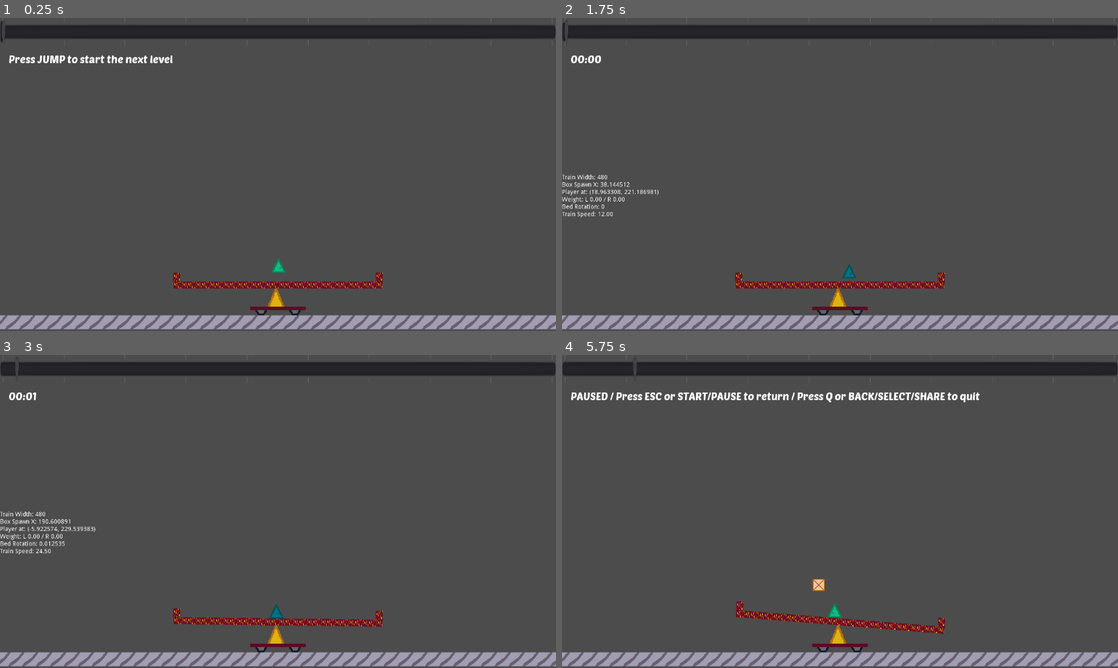
Above: before the commit, frames 1-4 (two rows, left to right).
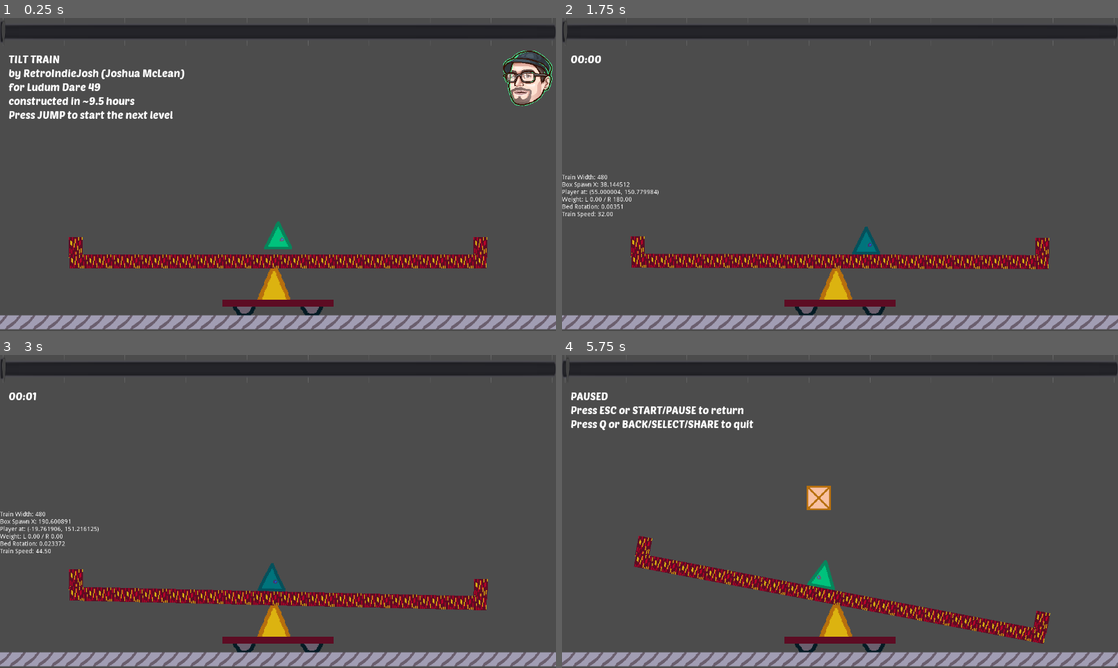
Above: after the commit, the same moments.

Repository: RetroIndieJosh/train-tilt
Game: Godot game, scene res://scenes/Game.tscn
The game is run twice, just before and just after one commit, with the same random seed, the same clock (stepped at 60 frames per second) and the same inputs.
Inputs (mouse positions are in pixels of both pictures, inside the frame that each line leads up to):
- Up to frame 1 (0.25 s): no input
- Up to frame 2 (1.75 s): click (1090, 77) at 0.52 s; tap Enter at 1.25 s; hold D (right) from 1.28 s (still down); hold Alt (grab) from 1.28 s (still down); tap Space (jump) at 1.52, 1.55 s
- Up to frame 3 (3 s): tap Space (jump) at 1.82, 2.1, 2.27, 2.57 s; release D (right) at 2.03 s; release Alt (grab) at 2.03 s; hold Left (left) 2.03-2.78 s; tap Alt (grab) at 2.3 s; hold D (right) from 2.78 s (still down); hold Alt (grab) from 2.78 s (still down)
- Up to frame 4 (5.75 s): tap Space (jump) at 3.05, 3.77, 4.07, 4.35, 4.52, 4.82, 5.27, 5.57 s; release Alt (grab) at 3.53 s; tap Alt (grab) at 3.6, 5.1 s; release D (right) at 4.28 s; hold Left (left) from 4.28 s (still down); tap F2 (box) at 4.9 s; tap Escape (pause) at 5.65 s

The runs differ from the first frame. In frame 1, 8.9% of the frame differs, in the area x 1-100%, y 10-96%; in frame 2, 7.2%; in frame 3, 7.0%; in frame 4, 11%, in the area x 0-100%, y 2-100%.

Commit message:
Title, wait for input to start, levels (no change), double scale, minor tweaks

Diff:
--- a/scenes/Box.tscn
+++ b/scenes/Box.tscn
@@ -3,11 +3,12 @@
 [ext_resource path="res://scripts/Entity.gd" type="Script" id=1]
 [ext_resource path="res://art/box.png" type="Texture" id=2]
 
-[sub_resource type="RectangleShape2D" id=4]
+[sub_resource type="RectangleShape2D" id=1]
 extents = Vector2( 13.7302, 13.9128 )
 
 [node name="Box" type="KinematicBody2D"]
 position = Vector2( -147.235, 65.4936 )
+scale = Vector2( 2, 2 )
 script = ExtResource( 1 )
 __meta__ = {
 "_edit_group_": true
--- a/scenes/Game.tscn
+++ b/scenes/Game.tscn
@@ -13,6 +13,7 @@
 [ext_resource path="res://scripts/Train.gd" type="Script" id=11]
 [ext_resource path="res://scripts/Info.gd" type="Script" id=12]
 [ext_resource path="res://fonts/DisplayFont.tres" type="DynamicFont" id=13]
+[ext_resource path="res://art/face-glow.png" type="Texture" id=14]
 
 [sub_resource type="RectangleShape2D" id=1]
 extents = Vector2( 16.1359, 15.8859 )
@@ -40,26 +41,24 @@
 [node name="Time" type="Label" parent="."]
 margin_left = -620.0
 margin_top = -280.0
-margin_right = -640.0
-margin_bottom = -266.0
+margin_right = 620.0
+margin_bottom = 120.0
 size_flags_horizontal = 3
 size_flags_vertical = 0
 custom_fonts/font = ExtResource( 13 )
-text = "time"
-__meta__ = {
-"_edit_use_anchors_": false
-}
 
 [node name="Line" type="Line2D" parent="."]
 width = 2.0
 
 [node name="Player" type="KinematicBody2D" parent="."]
-position = Vector2( 0.629974, 210.407 )
+position = Vector2( 0, 140 )
+scale = Vector2( 2, 2 )
 script = ExtResource( 9 )
 __meta__ = {
 "_edit_group_": true
 }
 weight = 4
+walk_speed = 300
 
 [node name="Forward Detector" type="RayCast2D" parent="Player"]
 enabled = true
@@ -80,7 +79,8 @@
 shape = SubResource( 1 )
 
 [node name="Train Bed" type="KinematicBody2D" parent="."]
-position = Vector2( 0, 254 )
+position = Vector2( 0, 200 )
+scale = Vector2( 2, 2 )
 z_index = 1
 script = ExtResource( 11 )
 __meta__ = {
@@ -154,7 +154,7 @@
 shape = SubResource( 2 )
 
 [node name="Train Support" type="Sprite" parent="."]
-position = Vector2( 0, 292 )
+position = Vector2( 0, 264 )
 scale = Vector2( 2, 2 )
 z_index = -1
 texture = ExtResource( 5 )
@@ -163,6 +163,7 @@
 current = true
 
 [node name="Box Generator" type="Position2D" parent="."]
+position = Vector2( 0, -200 )
 script = ExtResource( 6 )
 
 [node name="UI" type="Control" parent="."]
@@ -170,6 +171,18 @@
 margin_top = -360.0
 margin_right = 640.0
 margin_bottom = 360.0
+__meta__ = {
+"_edit_use_anchors_": false
+}
+
+[node name="RIJ" type="Button" parent="UI"]
+pause_mode = 2
+anchor_left = 0.9
+anchor_top = 0.1
+anchor_right = 1.0
+anchor_bottom = 0.2
+icon = ExtResource( 14 )
+flat = true
 __meta__ = {
 "_edit_use_anchors_": false
 }
@@ -188,3 +201,5 @@
 __meta__ = {
 "_edit_use_anchors_": false
 }
+
+[connection signal="pressed" from="UI/RIJ" to="Game Manager" method="_on_RIJ_pressed"]
--- a/scripts/Game.gd
+++ b/scripts/Game.gd
@@ -1,11 +1,19 @@
 extends Node
 
+onready var rij_button = $"../UI/RIJ"
 onready var time = $"../Time"
 
 var elapsed = 0
+var game_over = false
 var timer_running = false
 
 func _process(delta):
+        if game_over:
+                if Input.is_action_just_pressed("pause"):
+                        var _f = get_tree().reload_current_scene()
+                if Input.is_action_just_pressed("quit"):
+                        get_tree().quit()
+                return
         if not timer_running:
                 if Input.is_action_just_pressed("jump"):
                         start_level()
@@ -18,7 +26,9 @@
                 return
         elif Input.is_action_just_pressed("pause"):
                 get_tree().paused = true
-                time.text = "PAUSED / Press ESC or START/PAUSE to return / Press Q or BACK/SELECT/SHARE to quit"
+                time.text = "PAUSED\n"
+                time.text += "Press ESC or START/PAUSE to return\n"
+                time.text += "Press Q or BACK/SELECT/SHARE to quit"
                 return
         elapsed += delta
         var minutes = int(floor(elapsed / 60.0))
@@ -32,16 +42,28 @@
         timer_running = false
         get_tree().paused = true
         if first:
-                time.text = ""
+                time.text = "TILT TRAIN\n"
+                time.text += "by RetroIndieJosh (Joshua McLean)\n"
+                time.text += "for Ludum Dare 49\n"
+                time.text += "constructed in ~9.5 hours\n"
         else:
-                time.text = "Level complete! "
+                time.text = "Level complete! Completed in %0.2f sec\n" % elapsed
         time.text += "Press JUMP to start the next level"
 
 func end_game():
         end_level()
         time.text = "GAME OVER"
+        time.text += "Press ESC or START/PAUSE to restart\n"
+        time.text += "Press Q or BACK/SELECT/SHARE to quit"
+        game_over = true
 
 func start_level():
+        rij_button.visible = false
         elapsed = 0
         timer_running = true
         get_tree().paused = false
+
+func _on_RIJ_pressed():
+        print("open link")
+        var _i = OS.shell_open("https://retroindiejosh.itch.io")
+        rij_button.visible = false
--- a/scripts/Player.gd
+++ b/scripts/Player.gd
@@ -2,6 +2,11 @@
 
 const COLOR_NORMAL = Color(1, 1, 1)
 const COLOR_HIGHLIGHT = Color(0.6, 0.6, 1)
+const HOLD_HEIGHT = 72
+const THROW_SPEED_X = 1000
+const THROW_SPEED_Y = 20
+
+export var walk_speed = 100
 
 onready var forward_detector = $"Forward Detector"
 onready var info = $"../Info"
@@ -16,7 +21,6 @@
 
 var can_grab = true
 var facing = 1
-var walk_speed = 100
 
 func _physics_process(_delta):
         handle_walk()
@@ -64,7 +68,7 @@
                 forward_collide(target)
 
         if held_ent != null:
-                held_ent.position = position + Vector2.UP * 36
+                held_ent.position = position + Vector2.UP * HOLD_HEIGHT
                 info.set_data("Holding", "%s at %s" % [held_ent.name, held_ent.position])
                 if Input.is_action_just_pressed("grab"):
                         throw()
@@ -86,8 +90,8 @@
 
 func throw():
         held_ent.use_gravity = true
-        held_ent.velocity.x = facing * 500
-        held_ent.velocity.y = -10
+        held_ent.velocity.x = facing * THROW_SPEED_X
+        held_ent.velocity.y = -THROW_SPEED_Y
         held_ent.slide_prevention = false
         held_ent.get_node("Sprite").modulate = COLOR_NORMAL
         held_ent = null
--- a/scripts/Track.gd
+++ b/scripts/Track.gd
@@ -1,17 +1,20 @@
 extends StaticBody2D
 class_name Track
 
-const SPEED_MIN = 10
+const SPEED_MIN = 30
 const SPEED_MAX = 1000
 const ACCEL_SPEED = 10
 const BRAKE_SPEED = 15
 
+export var track_length = 50000
+
+onready var game = $"../Game Manager"
 onready var info = $"../Info"
 onready var progress_bar = $"../UI/Progress"
 onready var screen_width = get_viewport().size.x
 onready var speed = SPEED_MIN
 
-export var track_length = 1000
+var brake_speed = 0
 
 func _ready():
         progress_bar.max_value = track_length
@@ -25,13 +28,14 @@
         info.set_data("Train Speed", "%.2f" % speed)
 
         if speed < SPEED_MIN:
-                info.set_data("LOSE!", "LOSE!")
+                game.end_game()
 
         speed = clamp(speed, 0, SPEED_MAX)
 
         progress_bar.value += speed * delta
         if progress_bar.value >= track_length:
-                info.set_data("WIN!", "WIN!")
+                game.end_level()
 
 func brake(delta):
-        speed -= delta * BRAKE_SPEED
+        brake_speed += BRAKE_SPEED * delta
+        speed -= brake_speed * delta
--- a/scripts/Train.gd
+++ b/scripts/Train.gd
@@ -38,6 +38,7 @@
         if rotation < MIN_ROT || rotation > MAX_ROT:
                 track.brake(delta)
         rotation = clamp(rotation, MIN_ROT, MAX_ROT)
+        player.rotation = rotation
 
         info.set_data("Bed Rotation", rotation)
 
Binary file added: art/face-glow.png
Not shown, added: art/face-glow.png.import
Binary file changed: art/train-support.ase
Binary file changed: art/train-support.png
Not shown: 1 places in scenes/Box.tscn that only renumber resources
Not shown: 1 places in scenes/Game.tscn that only renumber resources
Not shown, changed: README.md
Not shown, changed: TODO.md
